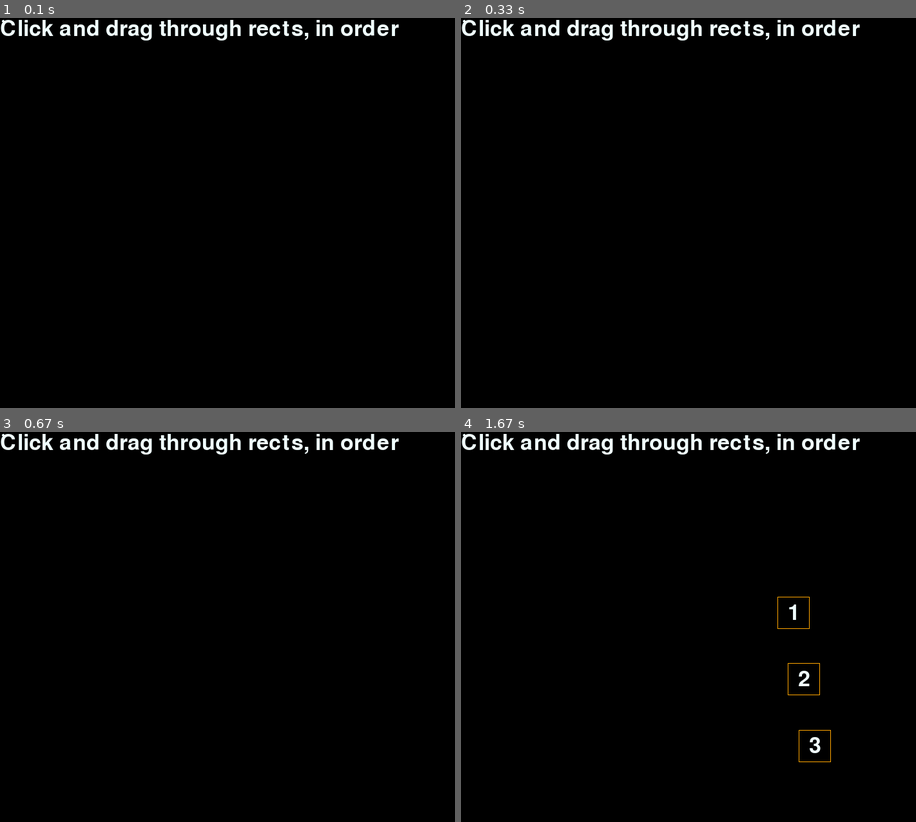
Above: before the commit, frames 1-4 (two rows, left to right).
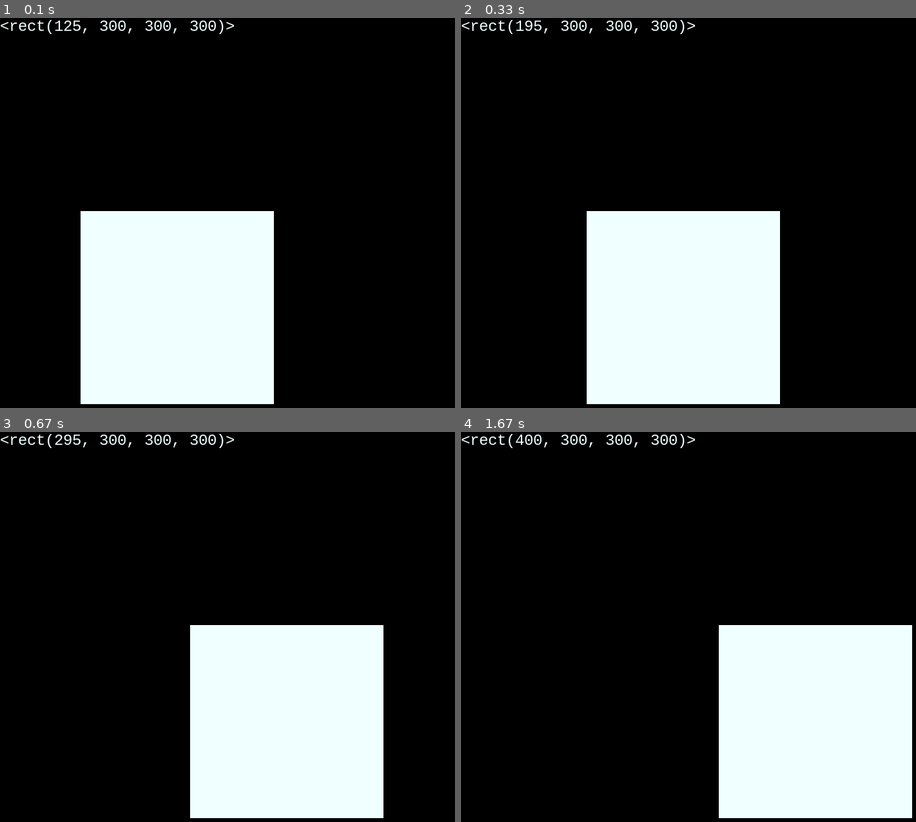
Above: after the commit, the same moments.

Repository: hitbox/scratch
Game: pygame game, started from pygame/blademode.py
Same seed, same stepped clock (60 frames per second), same inputs: the game is played once before the commit and once after it.
Inputs:
- Up to frame 1 (0.1 s): no input
- Up to frame 2 (0.33 s): no input
- Up to frame 3 (0.67 s): tap Enter at 0.33 s
- Up to frame 4 (1.67 s): no input

The runs differ from the first frame. In frame 1, 23% of the frame differs, in the area x 0-88%, y 0-100%; in frame 2, 23%; in frame 3, 23%; in frame 4, 23%.

Commit message:
pygame/blademode.py
- Playing with an animation system and unlimited framerate.

Diff:
--- a/pygame/blademode.py
+++ b/pygame/blademode.py
@@ -1,5 +1,6 @@
 import abc
 import collections
+import contextvars
 import enum
 import itertools as it
 import math
@@ -9,6 +10,8 @@
 
 from pygamelib import pygame
 
+engine_var = contextvars.ContextVar('engine')
+
 class Orientation(enum.Enum):
 
     COLLINEAR = 0
@@ -18,14 +21,17 @@
 
 class Engine:
 
-    def __init__(self, clock):
+    def __init__(self, clock=None):
+        if clock is None:
+            clock = pygame.time.Clock()
         self.clock = clock
         self.running = False
         self.state = None
 
-    def run(self):
+    def run(self, state=None):
+        self.state = state or self.state
+        elapsed = 0
         self.running = True
-        elapsed = 0
         while self.running:
             self.state.update(elapsed)
             elapsed = self.clock.tick()
@@ -248,6 +254,65 @@
                 # one rect not sliced, fail
                 return False
         return sliced_order == self.rects
+
+
+class Animation:
+
+    def __init__(self, a, b, duration):
+        self.a = a
+        self.b = b
+        self.duration = duration
+        self.time = 0
+
+    def update(self, elapsed):
+        if self.time == self.duration:
+            return
+
+        if self.time + elapsed >= self.duration:
+            self.time = self.duration
+        else:
+            self.time += elapsed
+
+    def value(self):
+        norm_time = pygamelib.remap(self.time, 0, self.duration, 0, 1)
+        value = pygamelib.lerp(norm_time, self.a, self.b)
+        return value
+
+
+class BladeMode:
+
+    def __init__(self):
+        self.font = pygamelib.monospace_font(24)
+        self.printer = pygamelib.FontPrinter(self.font, 'azure')
+        self.screen = pygame.display.get_surface()
+        self.rect = pygame.Rect(100, 300, 300, 300)
+        self.animation = Animation(
+            pygame.Vector2(self.rect.center),
+            pygame.Vector2(self.rect.move(300, 0).center),
+            1000
+        )
+        self.events = []
+
+    def draw(self):
+        self.screen.fill('black')
+        pygame.draw.rect(self.screen, 'azure', self.rect)
+        lines = [f'{self.rect}']
+        image = self.printer(lines)
+        self.screen.blit(image, (0,0))
+        pygame.display.flip()
+
+    def update(self, elapsed):
+        self.events = pygame.event.get()
+        for event in self.events:
+            if event.type == pygame.QUIT:
+                engine = engine_var.get()
+                engine.stop()
+            elif event.type == pygame.KEYDOWN:
+                if event.key in (pygame.K_ESCAPE, pygame.K_q):
+                    pygamelib.post_quit()
+        self.animation.update(elapsed)
+        self.rect.center = self.animation.value()
+        self.draw()
 
 
 def on_segment(p, q, r):
@@ -423,7 +488,7 @@
     # aka: tameshigiri
     parser = pygamelib.command_line_parser()
     args = parser.parse_args(argv)
-    blade_mode(args.display_size)
+    blade_mode_unlimited_framerate(args.display_size)
 
 def timer_demo():
     # thinking of having a timer driven state
@@ -546,5 +611,18 @@
 
         elapsed = clock.tick(framerate)
 
+def blade_mode_unlimited_framerate(display_size):
+    pygame.font.init()
+    clock = pygame.time.Clock()
+    screen = pygame.display.set_mode(display_size)
+
+    engine = Engine()
+    engine_token = engine_var.set(engine)
+
+    state = BladeMode()
+    engine.run(state)
+
+    engine_var.reset(engine_token)
+
 if __name__ == '__main__':
     main()
